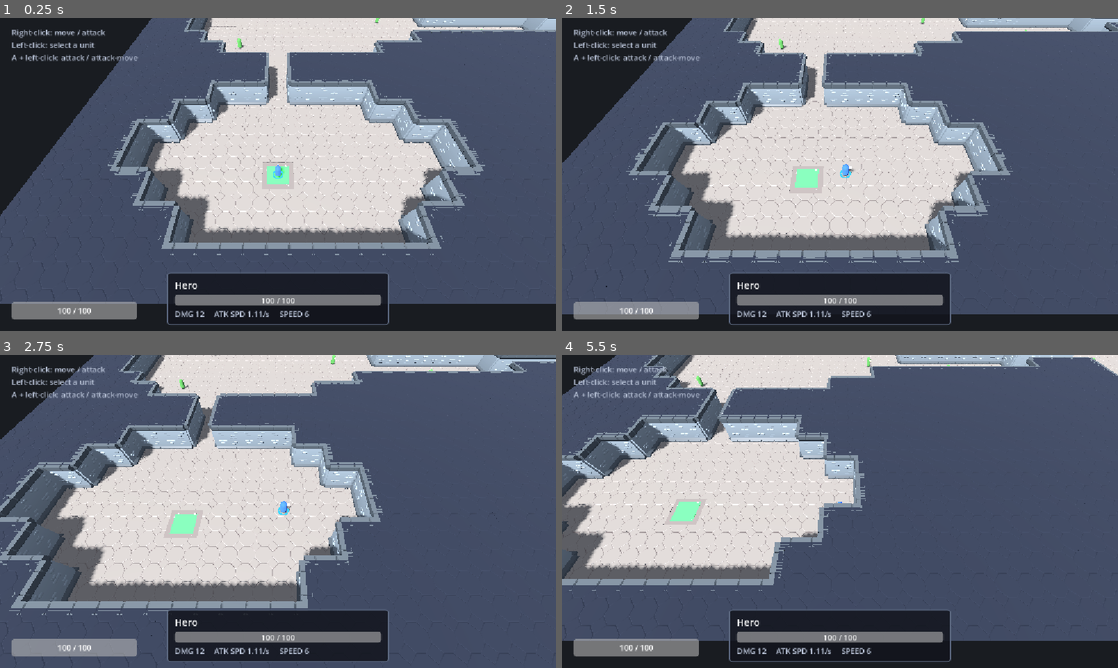
Above: before the commit, frames 1-4 (two rows, left to right).
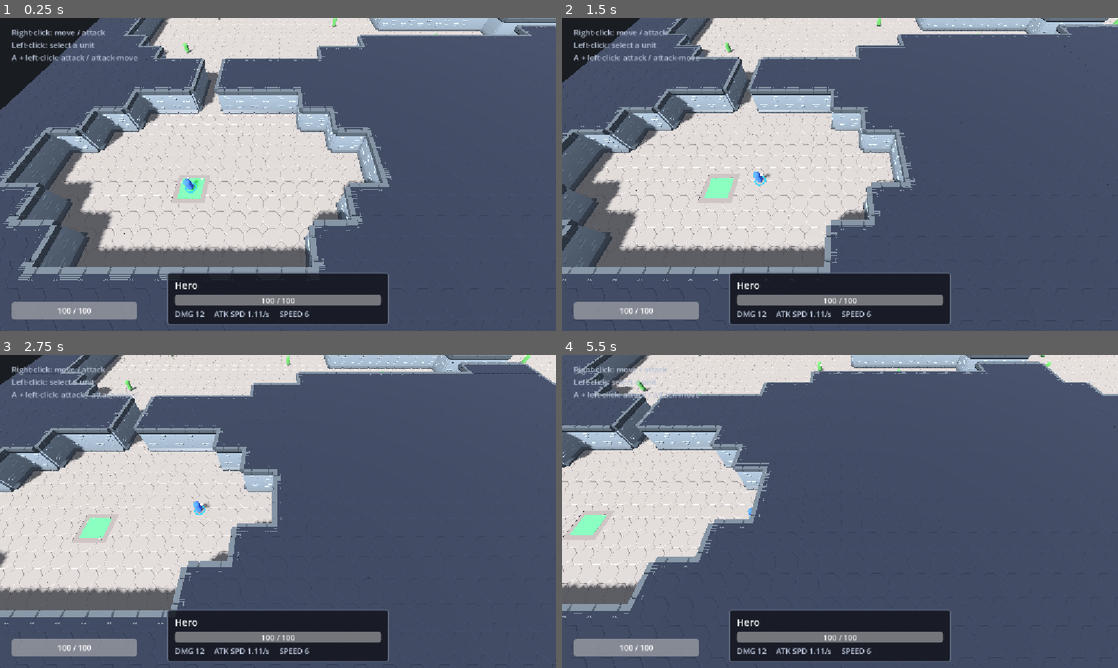
Above: after the commit, the same moments.

Repository: hipsen-systems/mg-zombies
Game: Godot game, scene res://scenes/main.tscn
Same seed, same stepped clock (60 frames per second), same inputs: the game is played once before the commit and once after it.
Inputs (mouse positions are in pixels of both pictures, inside the frame that each line leads up to):
- Up to frame 1 (0.25 s): no input
- Up to frame 2 (1.5 s): move the mouse to (962, 158) at 0.52 s; hold A (attack_move) 0.53-1.25 s; click (962, 158) at 0.67 s; drag from (728, 190) to (812, 237) at 1.27 s
- Up to frame 3 (2.75 s): move the mouse to (333, 442) at 2.02 s; press the mouse at (333, 442) at 2.03 s
- Up to frame 4 (5.5 s): release the mouse at (895, 442) at 2.75 s; drag from (812, 574) to (673, 464) at 2.77 s; move the mouse to (1006, 558) at 3.52 s; hold Right mouse button (move_command) 3.53-4.25 s; click (1006, 558) at 3.67 s; drag from (673, 464) to (756, 433) at 4.27 s; move the mouse to (867, 511) at 5.02 s; hold A (attack_move) from 5.03 s (still down); click (867, 511) at 5.17 s

The runs differ from the first frame. In frame 1, 46% of the frame differs, in the area x 0-100%, y 0-100%; in frame 2, 42%; in frame 3, 32%; in frame 4, 30%.

Commit message:
Clamp the RTS camera to the level bounds (issue #43)
The camera stands 14 units behind the hero and the start cell sits near the
south edge, so at spawn a large part of the frame was empty void — the first
thing anyone sees on the playable link.

LevelMap gains bounds(): the whole grid, rock included, since every rock cell
is capped and therefore drawn. main.gd hands it to the camera before the first
snap, and the camera stops following once its view would leave the level.

The clamp measures its own frame by casting the four screen corners, so it is
right at any window size — the void grew with the window, and a hand-tuned
margin would have had the same bug.

It also yields to the hero, which the issue did not anticipate. Fitting the
frame inside the level exactly is unusable here: the level is 176 across
against a ~140-wide frame, so squaring the view with the west edge carried the
hero 158 px off the left of a 1152 px window. Corrections are capped at 15% of
the frame, priced in pixels, per axis independently — the map has depth to
spare and no width to spare, so a shared budget would let the unfixable west
edge throttle the south edge that costs a metre to fix.

snap_to_target() now restores the angle captured in _ready() instead of
re-aiming at the target: those were the same thing only while the camera sat
at exactly target + offset, and a held-back camera aiming at the hero would
tilt the fixed perspective.

Verified on screenshots at the two corners the level has: the band under the
start clearing is gone and the boss room frames without one.

Co-Authored-By: Claude Opus 5 <noreply@anthropic.com>

Diff:
--- a/scenes/main.gd
+++ b/scenes/main.gd
@@ -67,6 +67,9 @@
 
 func _ready() -> void:
 	_hero.global_position = _level.start_position() + Vector3(0, SPAWN_CLEARANCE, 0)
+	# Before the snap, not after: the snap decides the frame the player opens on,
+	# and an unbounded one opens on the void past the south edge (issue #43).
+	_camera.set_bounds(_level.bounds())
 	_camera.snap_to_target()
 	_nav_region.bake_navigation_mesh(false)
 	_place_checkpoints()
--- a/scenes/map/level_map.gd
+++ b/scenes/map/level_map.gd
@@ -157,6 +157,25 @@
 	build()
 
 
+## The level's whole footprint on the ground plane: world X on the returned
+## rect's x axis, world Z on its y.
+##
+## It covers every cell, rock included, because every cell is *drawn* — rock is
+## capped at wall height (see [method _add_rock_cap]) rather than left as a
+## hole. So this rectangle is exactly the region that has something in it, and
+## anything outside it is empty void, which is what makes it the shape
+## scenes/'s camera clamps its view into (issue #43). The walkable floor is a
+## smaller and wrong answer to that question: rock frames the level, and a
+## camera that refused to show it would push the walls off screen.
+##
+## Reads [member layout] only, so it is valid before [method build] has run.
+func bounds() -> Rect2:
+	if layout.is_empty():
+		return Rect2()
+	var size := Vector2(float(layout[0].length()), float(layout.size())) * CELL_SIZE
+	return Rect2(-size * 0.5, size)
+
+
 ## World position of the cell the hero starts in.
 func start_position() -> Vector3:
 	return _cell_to_world(_start_cell)
--- a/scenes/rts_camera.gd
+++ b/scenes/rts_camera.gd
@@ -1,21 +1,67 @@
 class_name RTSCamera
 extends Camera3D
-## Fixed-angle RTS-style follow camera (issue #5).
+## Fixed-angle RTS-style follow camera (issues #5, #43).
 ##
 ## The angle is defined entirely by where the camera node is placed in the
 ## scene relative to its target: _ready() captures that offset and aims at the
 ## target once, then only translates — never rotates — so the view keeps the
 ## classic StarCraft/Warcraft fixed perspective.
+##
+## Given the level's bounds it also stops following once the frame would run
+## off the edge of the map, the way an RTS camera does. Without that the hero
+## can stand near an edge with the void filling a large part of the screen —
+## which is what he does at spawn, since the start cell sits near the south
+## edge and the camera stands further south still (issue #43).
 
 @export var target: Node3D
 @export var follow_speed := 8.0
 
+## How far the bounds may push the target off centre, as a fraction of the
+## frame. **The clamp yields to this, not the other way round**, and that is
+## the whole reason this constant exists rather than the camera simply fitting
+## its view inside the level. On a map only a little wider than the view — this
+## one is 176 across against a ~140-wide frame — fitting the frame exactly means
+## sliding the camera far enough sideways to carry the hero off the screen
+## entirely. Measured, not predicted: the first version of this did exactly
+## that at spawn, putting him 158 px past the left edge of a 1152 px window.
+##
+## So void at the edge of the world is treated as the cosmetic problem it is,
+## and losing sight of the unit you control as the real one.
+##
+## 0.15 was picked off screenshots at the two corners the level actually has.
+## Higher is not better: at 0.25 the spawn frame loses its void but spends it
+## on a screenful of blank rock with the hero pinned to the left edge, which is
+## a worse picture than the small dark wedge 0.15 leaves in the far corner.
+const MAX_TARGET_DRIFT := 0.15
+
 var _offset := Vector3.ZERO
+## The authored viewing angle, captured once and reasserted rather than
+## recomputed — see snap_to_target() for why it can no longer be re-derived
+## from where the target is standing.
+var _aim := Basis.IDENTITY
+## World XZ rectangle the view is kept inside; empty until set_bounds().
+var _bounds := Rect2()
+var _bounded := false
 
 
 func _ready() -> void:
 	_offset = global_position - target.global_position
 	look_at(target.global_position)
+	_aim = global_basis
+
+
+## Keep the view inside [param level_bounds] — world X on the rect's x axis,
+## world Z on its y, which is what LevelMap.bounds() returns.
+##
+## Handed in rather than read off the map, so this stays a camera and not
+## something that knows what a level is; main.gd owns that seam, the same way
+## it decides what stands on the map's spawn markers.
+##
+## Call it before the first snap_to_target(), or the opening frame is the one
+## unclamped frame of the run — and that frame is the whole of issue #43.
+func set_bounds(level_bounds: Rect2) -> void:
+	_bounds = level_bounds
+	_bounded = level_bounds.has_area()
 
 
 ## Jump straight to the target instead of gliding to it. Call this after
@@ -23,15 +69,123 @@
 ## main.gd, which happens after this _ready(), and without a snap the camera
 ## would visibly sail across the map on the first frames.
 ##
-## Re-aims as well as moves: _ready() aimed at wherever the target was sitting
-## in the .tscn, which is the wrong point once it has been teleported. The
-## offset is unchanged, so the fixed viewing angle is preserved.
+## Restores the authored angle rather than re-aiming at the target. Aiming used
+## to be equivalent: the camera sat at exactly `target + _offset`, so looking at
+## the target always reproduced the angle _ready() captured. Bounds break that
+## identity — a clamped camera is deliberately somewhere else — and look_at()
+## would then tilt the view by however much the clamp is holding it back,
+## turning a fixed-perspective camera into one that pitches near a map edge.
 func snap_to_target() -> void:
-	global_position = target.global_position + _offset
-	look_at(target.global_position)
+	global_position = _clamped(target.global_position + _offset)
+	global_basis = _aim
 
 
 func _physics_process(delta: float) -> void:
-	var desired := target.global_position + _offset
+	var desired := _clamped(target.global_position + _offset)
 	# Exponential smoothing that is stable regardless of frame rate.
 	global_position = global_position.lerp(desired, 1.0 - exp(-follow_speed * delta))
+
+
+## Where the camera should actually sit, given it would rather be at
+## [param desired] and the level ends where it does.
+##
+## Clamping the *destination* and then smoothing toward it is what makes the
+## camera glide to a halt against an edge; clamping the smoothed result instead
+## would let it keep pressing into the boundary and stop dead there.
+func _clamped(desired: Vector3) -> Vector3:
+	if not _bounded:
+		return desired
+	var correction := _bounds_correction(desired)
+	# Priced one axis at a time, because the two cost wildly different amounts
+	# here and a shared budget would spend them together: this level has depth
+	# to spare and almost no width to spare, so the south edge — which costs
+	# about a metre of drift to fix — would be throttled by the west edge, which
+	# cannot be fixed at all. Separately, the cheap one is simply free.
+	for axis in 2:
+		if correction[axis] == 0.0:
+			continue
+		var alone := Vector2.ZERO
+		alone[axis] = correction[axis]
+		correction[axis] *= _affordable(desired, alone)
+	return desired + Vector3(correction.x, 0.0, correction.y)
+
+
+## How far the camera would have to move from [param from] for its view to stop
+## running off the level, as a world XZ offset. Zero when it already fits.
+func _bounds_correction(from: Vector3) -> Vector2:
+	var view := _ground_view(from)
+	var correction := Vector2.ZERO
+	for axis in 2:
+		if view.size[axis] >= _bounds.size[axis]:
+			# The frame is larger than the level on this axis, so no position
+			# hides the void — centre the level instead and split what is left
+			# between the two edges rather than banking it all against one.
+			correction[axis] = _bounds.get_center()[axis] - view.get_center()[axis]
+		elif view.position[axis] < _bounds.position[axis]:
+			correction[axis] = _bounds.position[axis] - view.position[axis]
+		elif view.end[axis] > _bounds.end[axis]:
+			correction[axis] = _bounds.end[axis] - view.end[axis]
+	return correction
+
+
+## The fraction of [param correction] that can be applied before the target
+## drifts further off centre than MAX_TARGET_DRIFT allows. 1.0 whenever the
+## correction is cheap, which on this map is everywhere except the edges.
+##
+## Measured in pixels rather than world units on purpose: a world-space budget
+## would have to be expressed against the view, and the view is a trapezoid —
+## a metre near the bottom of the screen costs several times the pixels a metre
+## at the top does, which is exactly the difference between a hero pushed
+## slightly off centre and a hero pushed out of frame.
+##
+## The measurement leans on the fixed angle: moving the camera by c projects the
+## target exactly where moving the *target* by -c would, so two unprojections
+## price a correction the camera has not made yet. Scaling the answer back
+## linearly is an approximation — perspective is not linear in the shift, and
+## it overshoots the budget by about 15% at the spawn corner. Left as is
+## deliberately: this is a comfort threshold read off screenshots, not a
+## boundary anything depends on, so iterating it would buy precision about a
+## number that was never precise.
+func _affordable(from: Vector3, correction: Vector2) -> float:
+	# Where the target sits now, expressed as a point in front of *this* camera.
+	var here := target.global_position - (from - global_position)
+	var moved := here - Vector3(correction.x, 0.0, correction.y)
+	var drift := (unproject_position(moved) - unproject_position(here)).abs()
+	var budget := get_viewport().get_visible_rect().size * MAX_TARGET_DRIFT
+	var affordable := 1.0
+	for axis in 2:
+		if drift[axis] > budget[axis]:
+			affordable = minf(affordable, budget[axis] / drift[axis])
+	return affordable
+
+
+## The patch of ground this camera would show from [param from], as a world XZ
+## rectangle. The ground plane is the one the target stands on.
+##
+## Measured by casting the four screen corners rather than derived from fov and
+## aspect, so it stays correct whatever the window is doing — the void in issue
+## #43 grew with the window, and a hand-tuned margin would have had that same
+## bug. A pitched camera sees a trapezoid; its bounding box is what gets
+## clamped, which errs toward showing less void rather than more.
+##
+## Only the ray *directions* are taken from the current transform, and those
+## come from the basis alone — which never changes. That is what makes this
+## valid for a position the camera has not moved to yet.
+func _ground_view(from: Vector3) -> Rect2:
+	var screen := get_viewport().get_visible_rect().size
+	var height := from.y - target.global_position.y
+	var low := Vector2.INF
+	var high := -Vector2.INF
+	for corner in [Vector2.ZERO, Vector2(screen.x, 0.0), Vector2(0.0, screen.y), screen]:
+		var direction := project_ray_normal(corner)
+		if direction.y >= -0.001:
+			# That corner is on or above the horizon, so it has no ground under
+			# it and there is no frame to fit inside the level. Fall back to
+			# keeping the camera itself over the map. Only reachable if the
+			# authored pitch or the fov is changed enough to put sky on screen.
+			return Rect2(Vector2(from.x, from.z), Vector2.ZERO)
+		var ground := direction * (height / -direction.y)
+		var point := Vector2(from.x + ground.x, from.z + ground.z)
+		low = low.min(point)
+		high = high.max(point)
+	return Rect2(low, high - low)
Not shown, changed: scenes/CLAUDE.md
Not shown, changed: scenes/map/CLAUDE.md
